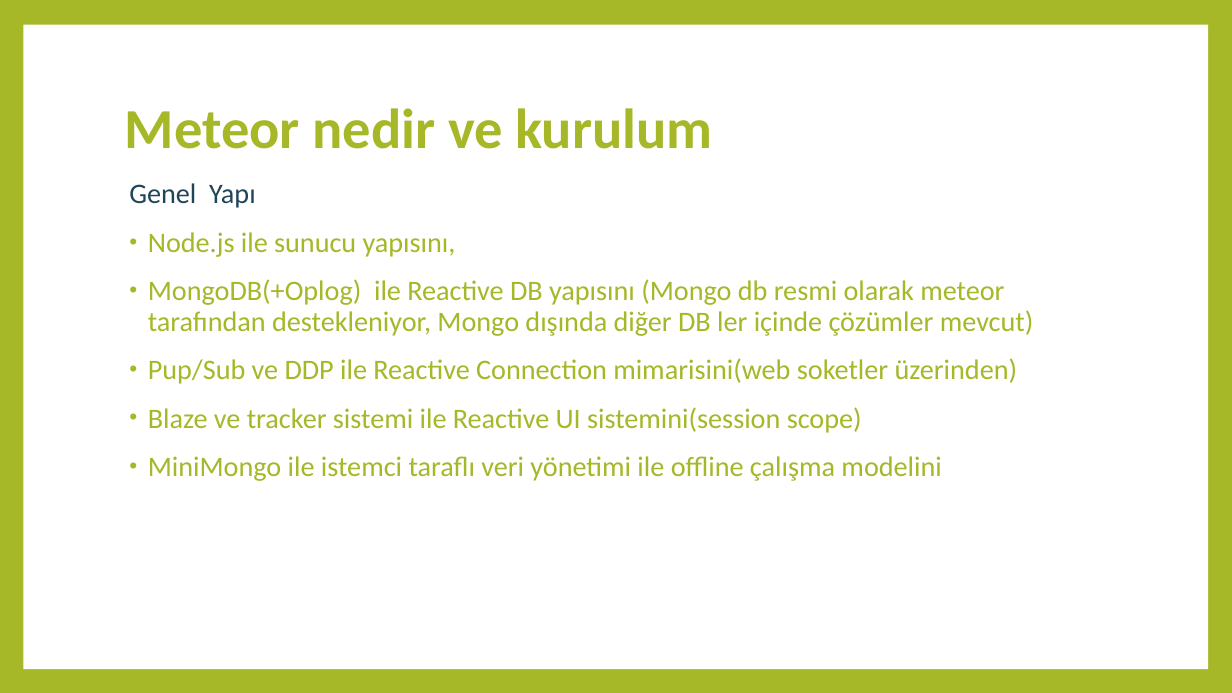
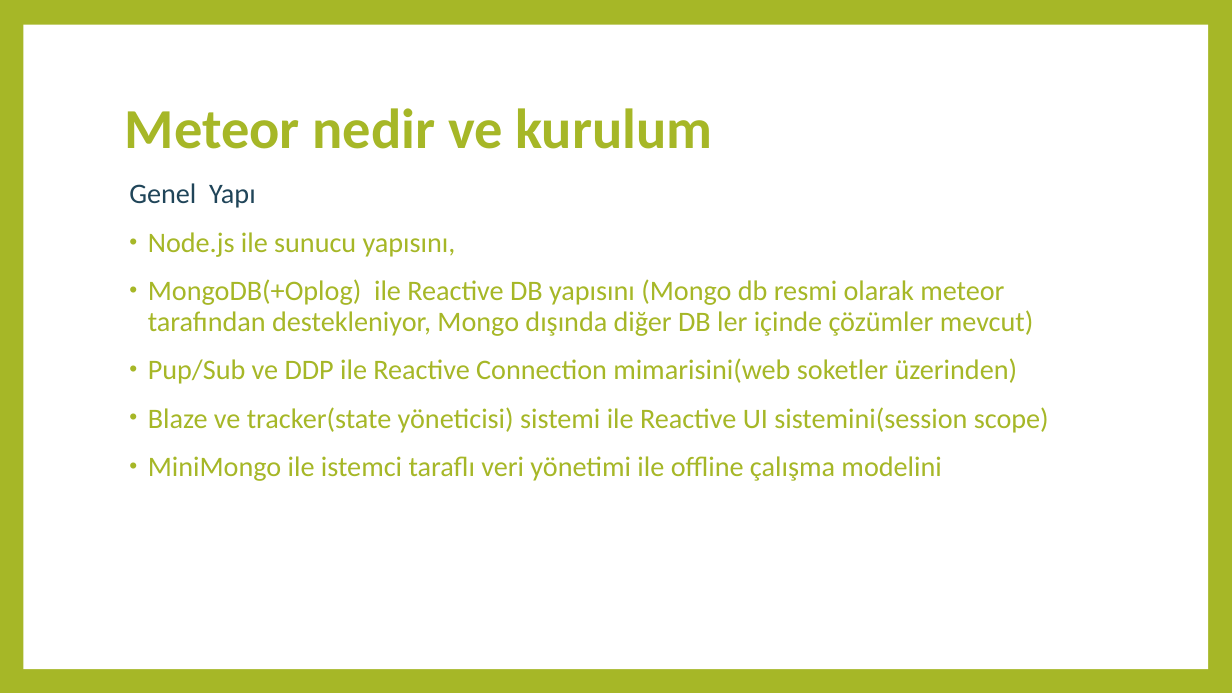
Before and after one commit to furkansavsatli/Meteor-Nodejs, a slide deck: slide 16 of Meteor-Nodejs-sunum.pptx (slide 17 before the commit). Drawn at 1232x693 pixels with LibreOffice and Linux fonts; fonts in the diff are those of the drawing. Boxes give left, top, right and bottom in pixels: in the first picture for what was removed or moved away, otherwise in the second. Text is boxed around its words. In the diff, an @@ line names an element or a change of style, - is before the commit and + after.

```diff
--- a/Meteor-Nodejs-sunum.pptx
+++ b/Meteor-Nodejs-sunum.pptx
@@ text at <box>148,407,1049,433</box>: text changed @@
-• Blaze ve tracker sistemi ile Reactive UI sistemini(session scope)
+• Blaze ve tracker(state yöneticisi) sistemi ile Reactive UI sistemini(session scope)
```
Also in this commit, not shown: 4 other slides changed, 1 slide removed.
